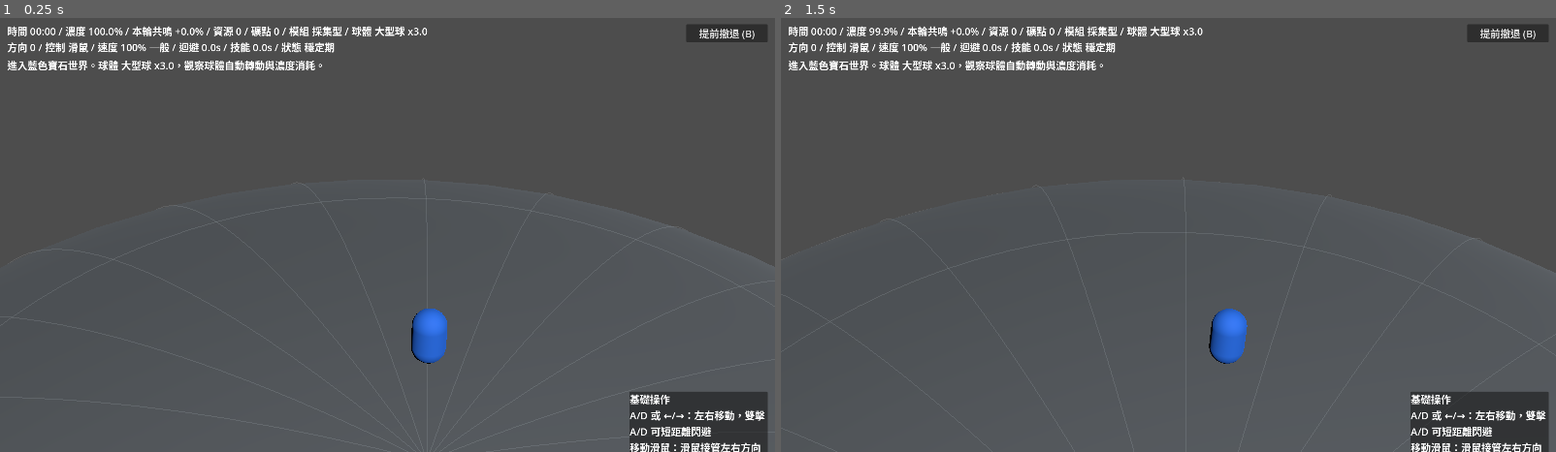
Above: before the commit, frames 1-2 (left to right).
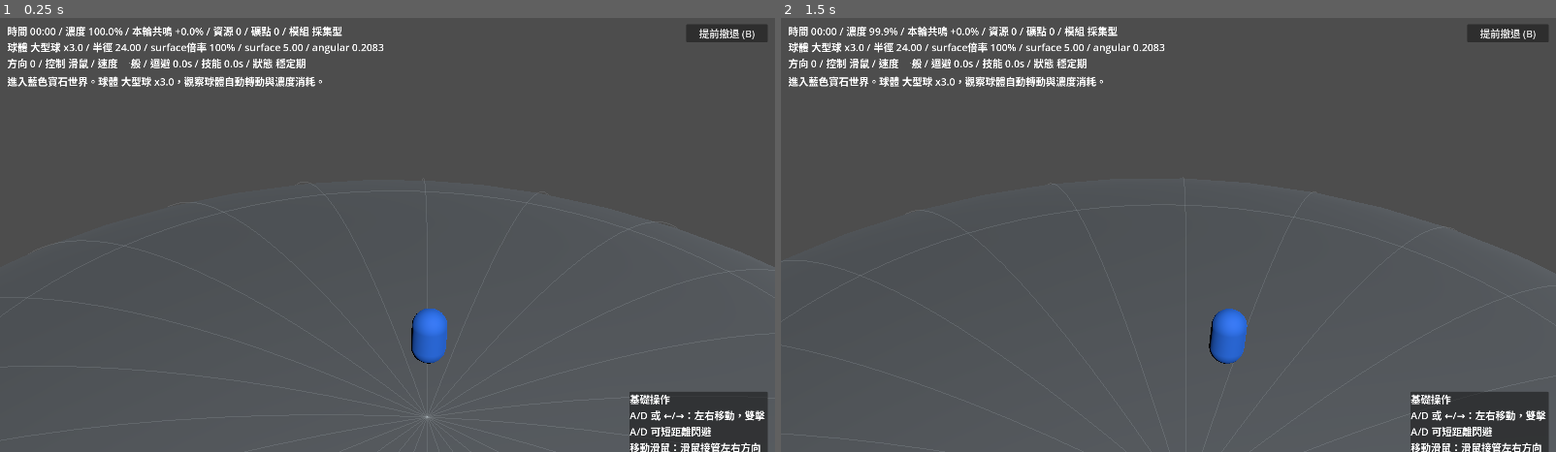
Above: after the commit, the same moments.

Repository: ttww14700-tech/GodotProject-AstralEcho
Game: Godot game, scene res://scenes/RunWorld.tscn
Same seed, same stepped clock (60 frames per second), same inputs: the game is played once before the commit and once after it. This scene is started directly instead of the project's main scene.
Inputs (mouse positions are in pixels of both pictures, inside the frame that each line leads up to):
- Up to frame 1 (0.25 s): no input
- Up to frame 2 (1.5 s): click "提前撤退 (B)" at 0.5 s; tap Enter at 1.25 s; move the mouse to (1339, 213) at 1.27 s; hold D (move_right) from 1.28 s (still down); hold W (camera_push_forward) from 1.28 s (still down)

The runs differ from the first frame. In frame 1, 2.0% of the frame differs, in the area x 1-100%, y 1-93%; in frame 2, 2.0%.

Commit message:
Refactor RunWorld speed to surface speed

Diff:
--- a/scenes/RunWorld.tscn
+++ b/scenes/RunWorld.tscn
@@ -5,7 +5,7 @@
 [node name="RunWorld" type="Node3D" unique_id=687037308]
 transform = Transform3D(0.9996416, 0.026770152, 0, -0.026770152, 0.9996416, 0, 0, 0, 1, 0, 0, 0)
 script = ExtResource("1")
-world_rotation_speed = 0.35
+base_surface_speed = 5.0
 camera_distance_ratio = 2.25
 camera_height_ratio = 1.05
 camera_pitch_deg = 32.0
@@ -13,11 +13,6 @@
 planet_top_screen_y = 0.5
 player_screen_y = 0.73
 player_visual_forward_angle_max = 0.1
-player_visual_backward_angle_max = 0.06
 player_visual_forward_shift_speed = 0.5
-lane_dash_double_tap_window = 0.28
-lane_dash_distance_ratio = 0.5
-lane_dash_duration = 0.18
-lane_dash_cooldown_duration = 0.45
 planet_visible_height_ratio = 0.5
 camera_fov = 25.0
--- a/scripts/RunWorld.gd
+++ b/scripts/RunWorld.gd
@@ -26,8 +26,8 @@
 	{"name": "大型球", "scale": 3.0}
 ]
 
-@export var world_rotation_speed := 0.5
-@export var giant_monster_world_rotation_speed := 0.1
+@export var base_surface_speed := 3.64
+@export var giant_monster_surface_speed := 1.04
 @export var slow_down_multiplier := 0.4
 @export var equipment_speed_multiplier := 1.0
 @export var camera_preset := "SmallPlanetSurfaceArcView"
@@ -93,7 +93,8 @@
 var preview_event_serial := 0
 var preview_group_serial := 0
 var control_scheme := "mouse"
-var current_world_rotation_speed := 0.5
+var current_surface_speed := 0.0
+var current_world_rotation_speed := 0.0
 var current_world_size_name := "小型球"
 var current_world_scale := 1.0
 var current_world_radius := WORLD_RADIUS
@@ -137,9 +138,12 @@
 	concentration = clampf(GameState.blue_concentration, 0.0, 100.0)
 	pending_resume_data = GameState.consume_resume_run_data()
 	_select_world_size()
+	_update_world_rotation_speed()
 	_build_world()
 	_build_hud()
 	_restore_resume_state()
+	_update_world_rotation_speed()
+	_update_hud()
 	if elapsed > 0.0:
 		_log("繼續探索：已恢復撤退當下的紀錄。球體 %s x%.1f。" % [current_world_size_name, current_world_scale])
 	else:
@@ -774,16 +778,17 @@
 
 
 func _update_world_rotation_speed() -> void:
-	var environment_speed := world_rotation_speed
+	var surface_speed := base_surface_speed
 	for event in active_events:
 		if event["type"] != "monster" or not event.get("is_giant", false):
 			continue
-		environment_speed = giant_monster_world_rotation_speed
+		surface_speed = giant_monster_surface_speed
 		break
-	current_world_rotation_speed = environment_speed * _get_player_speed_multiplier()
-
-
-func _get_player_speed_multiplier() -> float:
+	current_surface_speed = surface_speed * _get_surface_speed_multiplier()
+	current_world_rotation_speed = current_surface_speed / maxf(current_world_radius, 0.001)
+
+
+func _get_surface_speed_multiplier() -> float:
 	var multiplier := equipment_speed_multiplier
 	if Input.is_action_pressed("slow_down"):
 		multiplier *= slow_down_multiplier
@@ -866,7 +871,8 @@
 	var module_name: String = GameState.get_selected_module_data()["name"]
 	var control_text := "鍵盤" if control_scheme == "keyboard" else "滑鼠"
 	var slow_text := "慢速中" if Input.is_action_pressed("slow_down") else "一般"
-	hud_label.text = "時間 %s / 濃度 %.1f%% / 本輪共鳴 +%.1f%% / 資源 %d / 礦點 %d / 模組 %s / 球體 %s x%.1f\n方向 %d / 控制 %s / 速度 %.0f%% %s / 迴避 %.1fs / 技能 %.1fs / 狀態 %s" % [
+	var surface_speed_multiplier := _get_surface_speed_multiplier()
+	hud_label.text = "時間 %s / 濃度 %.1f%% / 本輪共鳴 +%.1f%% / 資源 %d / 礦點 %d / 模組 %s\n球體 %s x%.1f / 半徑 %.2f / surface倍率 %.0f%% / surface %.2f / angular %.4f\n方向 %d / 控制 %s / 速度 %s / 迴避 %.1fs / 技能 %.1fs / 狀態 %s" % [
 		_format_time(elapsed),
 		concentration,
 		resonance_gained,
@@ -875,9 +881,12 @@
 		module_name,
 		current_world_size_name,
 		current_world_scale,
+		current_world_radius,
+		surface_speed_multiplier * 100.0,
+		current_surface_speed,
+		current_world_rotation_speed,
 		player_lane,
 		control_text,
-		_get_player_speed_multiplier() * 100.0,
 		slow_text,
 		dodge_cooldown,
 		skill_cooldown,
